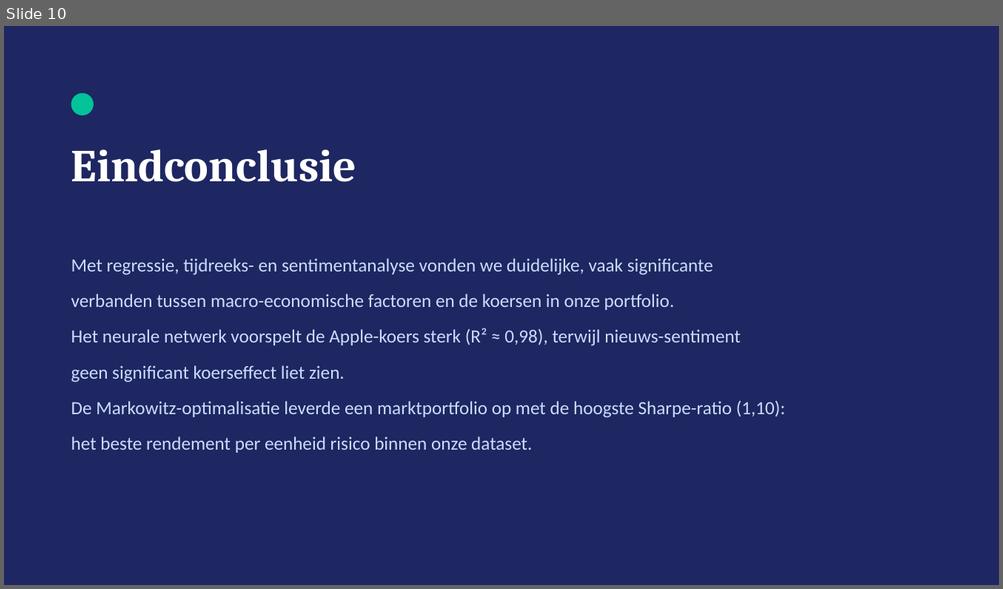
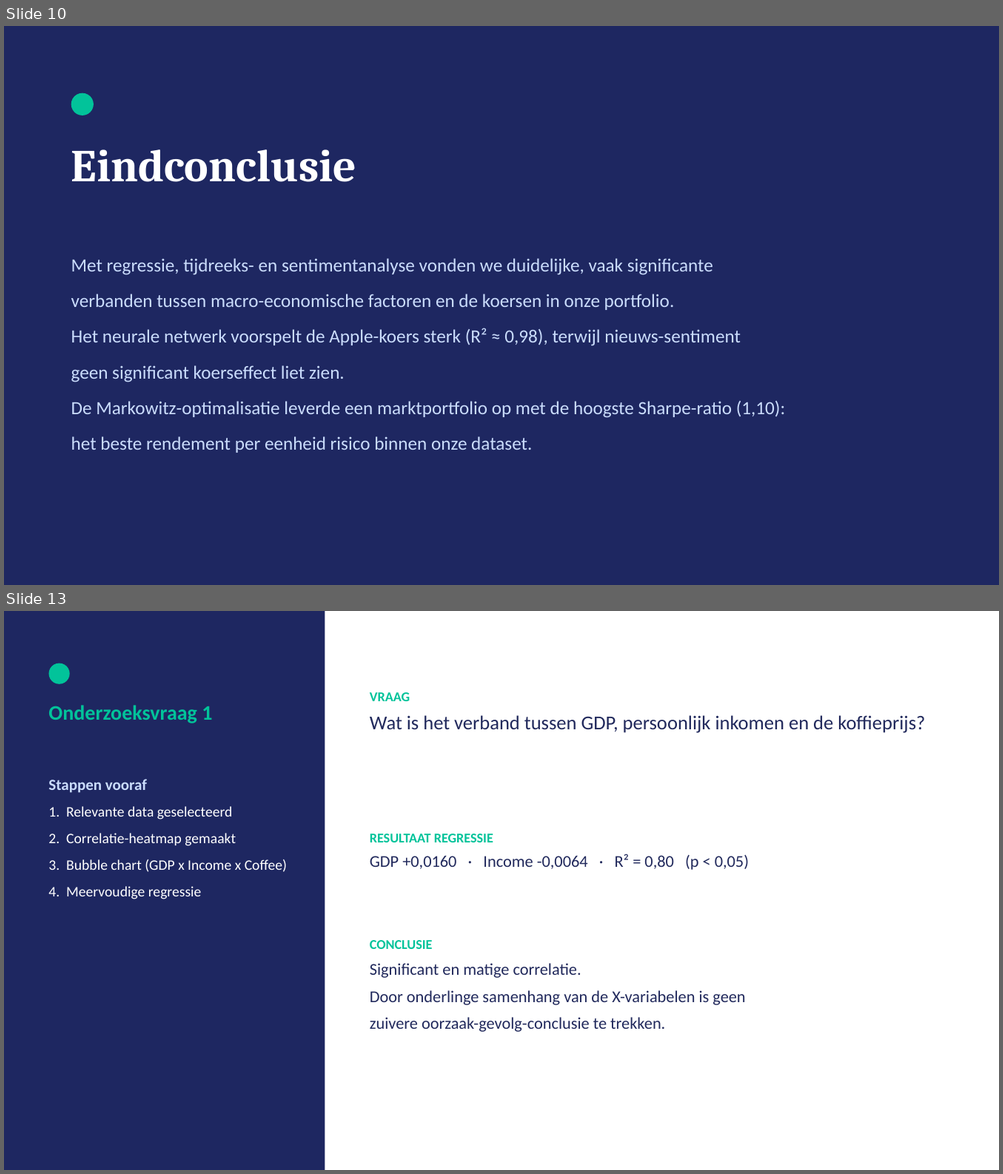
Before and after one commit to michaelraykuster-spec/Werkplaats-2-opdracht-Groep-3, a slide deck: Werkplaats2_Groep3_Eindpresentatie.pptx. Shown one above the other, each under a label of ours: slide 10 before the commit, slides 10 and 13 after it; the slides between them are not shown. The pictures are 1003x589 and 1003x1174 pixels, drawn with LibreOffice and Linux fonts; fonts in the diff are those of the drawing. Boxes give left, top, right and bottom in pixels: in the first picture for what was removed or moved away, otherwise in the second. Text is boxed around its words. In the diff, an @@ line names an element or a change of style, - is before the commit and + after.

```diff
--- a/Werkplaats2_Groep3_Eindpresentatie.pptx
+++ b/Werkplaats2_Groep3_Eindpresentatie.pptx
@@ slide 13 added at box(4, 611, 999, 1170), background #FFFFFF @@
@@ rectangle added at box(4, 611, 325, 1170), fill #1E2761 @@
@@ ellipse added at box(48, 664, 70, 684), fill #02C39A @@
@@ text added at box(370, 692, 925, 733), 19 pt, text #21295C @@
+VRAAG
+Wat is het verband tussen GDP, persoonlijk inkomen en de koffieprijs?
@@ text added at box(48, 705, 212, 723), 20 pt, text #02C39A, bold @@
+Onderzoeksvraag 1
@@ text added at box(48, 779, 287, 900), 14 pt, text #FFFFFF @@
+Stappen vooraf
+1. Relevante data geselecteerd
+2. Correlatie-heatmap gemaakt
+3. Bubble chart (GDP x Income x Coffee)
+4. Meervoudige regressie
@@ text added at box(370, 834, 748, 870), 16 pt, text #21295C @@
+RESULTAAT REGRESSIE
+GDP +0,0160 · Income -0,0064 · R² = 0,80 (p < 0,05)
@@ text added at box(370, 940, 745, 1032), 16 pt, text #21295C @@
+CONCLUSIE
+Significant en matige correlatie.
+Door onderlinge samenhang van de X-variabelen is geen
+zuivere oorzaak-gevolg-conclusie te trekken.
```
Also in this commit, not shown: 9 other slides added.
